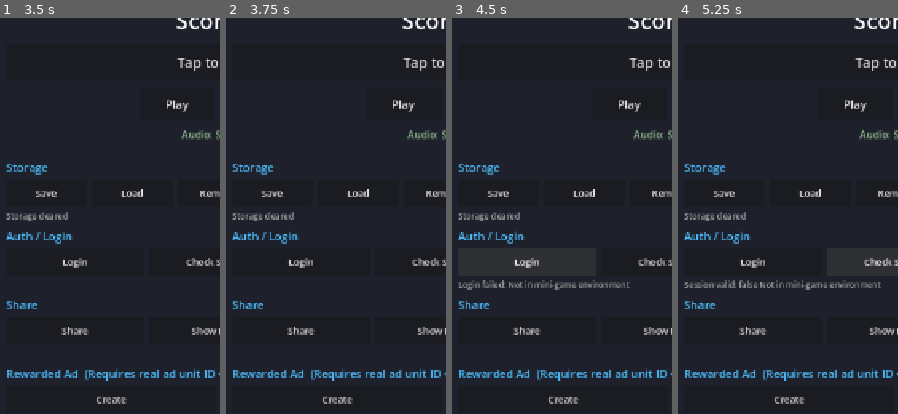
Above: before the commit, frames 1-4 (left to right).
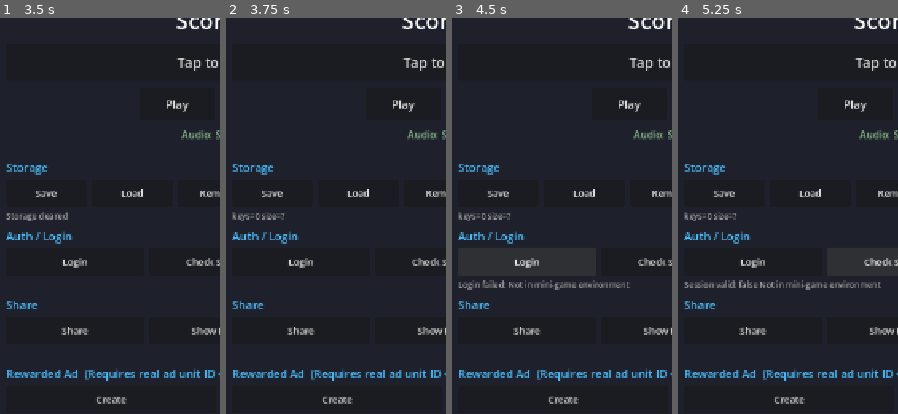
Above: after the commit, the same moments.

Repository: AnranS/godot_for_minigame
Game: Godot game, scene res://scenes/main.tscn
Two runs of this game, one before a commit and one after it. Both use one fixed random seed, a clock stepped at 60 frames per second and the inputs below. Sound files missing from this copy of the repository are replaced by a short silence.
Inputs:
- Up to frame 1 (3.5 s): click "Save" at 0.5 s; click "Load" at 1.25 s; click "Remove" at 2 s; click "Clear" at 2.75 s
- Up to frame 2 (3.75 s): click "Info" at 3.5 s
- Up to frame 3 (4.5 s): click "Login" at 4.25 s
- Up to frame 4 (5.25 s): click "Check Session" at 5 s
The pictures show only the part of the screen within x 0-50%, y 20-70%; the shares and areas given below are measured in that part.

Frame 1 is identical in both runs. In frame 2, 0.3% of the frame differs, in the area x 2-31%, y 48-52%; in frame 3, 0.3%; in frame 4, 0.3%.
Error before the commit: Invalid type in function '_set_result' in base 'Control (main.gd)'. Cannot convert argument 2 from Dictionary to String. (res://scripts/main.gd:288)

Commit message:
refactor: dock preset refresh, SDK error formatting, demo dead code cleanup
- export_dock.gd: the "Refresh" button now refreshes both engine template
  status and the export preset list; _on_export also re-reads presets every
  click, so users who create the Web preset *after* enabling the plugin
  don't get stuck on "(未找到导出预设)" with the only fix being a restart
- export_dock.gd: parent the success/error dialog to EditorInterface's base
  control so it centers over the editor instead of nesting in the dock,
  and survives the dock being moved or hidden mid-export
- sdk.js: add _fmtErr helper that pulls errCode/errMsg/message out of WeChat
  proxy error objects, replacing "[SDK] BannerAd error: {}" with usable
  diagnostics like "[SDK] BannerAd error: code=2001 customAd render failed"
- sdk.js: modernize getSystemInfo() to compose from wx.getDeviceInfo() +
  getWindowInfo() + getAppBaseInfo() when available, suppressing the
  deprecation notice WeChat library 3.x logs on every getSystemInfoSync call
- scripts/main.gd: drop the _get_sdk() indirection (autoloads are always
  resolvable by global name) and the defensive null-checks that could never
  fire; tightened types and replaced typed Dictionary syntax for 4.3 compat

Co-authored-by: Cursor <cursoragent@cursor.com>

Diff:
--- a/scripts/main.gd
+++ b/scripts/main.gd
@@ -13,19 +13,19 @@
 @onready var info_label: Label = $Scroll/Content/InfoLabel
 
 var score := 0
-var colors := [
+var colors: Array[Color] = [
 	Color("#478cbf"), Color("#e74c3c"), Color("#2ecc71"),
 	Color("#f39c12"), Color("#9b59b6"), Color("#1abc9c"),
 ]
 
-var _result_labels := {}
+var _result_labels: Dictionary = {}  # String → Label
 
 
 func _ready() -> void:
 	tap_button.pressed.connect(_on_tap)
 	play_btn.pressed.connect(_on_play)
 	pause_btn.pressed.connect(_on_pause)
-	audio_player.finished.connect(func(): audio_label.text = "Audio: Stopped")
+	audio_player.finished.connect(func() -> void: audio_label.text = "Audio: Stopped")
 	score_label.text = "Score: 0"
 	color_rect.color = colors[0]
 
@@ -136,7 +136,7 @@
 	])
 
 	_add_section("Lifecycle", [
-		["(auto)", func(): _set_result("Lifecycle", "Listening for onShow/onHide...")],
+		["(auto)", func() -> void: _set_result("Lifecycle", "Listening for onShow/onHide...")],
 	])
 
 
@@ -183,34 +183,25 @@
 	info_label.text = msg
 
 
-func _get_sdk() -> Node:
-	return get_node_or_null("/root/MiniGameSDK")
-
-
 # ── SDK signal connections ─────────────────────────────────────────
 
 func _connect_sdk_signals() -> void:
-	var sdk := _get_sdk()
-	if not sdk:
-		_log("MiniGameSDK autoload not found")
-		return
-
-	sdk.login_completed.connect(func(code: String, err: String):
+	MiniGameSDK.login_completed.connect(func(code: String, err: String) -> void:
 		if err.is_empty():
 			_set_result("Auth / Login", "Login OK, code: %s" % code)
 		else:
 			_set_result("Auth / Login", "Login failed: %s" % err))
 
-	sdk.session_checked.connect(func(valid: bool, err: String):
+	MiniGameSDK.session_checked.connect(func(valid: bool, err: String) -> void:
 		_set_result("Auth / Login", "Session valid: %s %s" % [valid, err]))
 
-	sdk.user_info_received.connect(func(info: String, err: String):
+	MiniGameSDK.user_info_received.connect(func(info: String, err: String) -> void:
 		if err.is_empty():
 			_set_result("Auth / Login", "UserInfo: %s" % info.left(120))
 		else:
 			_set_result("Auth / Login", "UserInfo failed: %s" % err))
 
-	sdk.ad_created.connect(func(ad_type: String, ok: bool, err: String):
+	MiniGameSDK.ad_created.connect(func(ad_type: String, ok: bool, err: String) -> void:
 		var names := {"rewarded": "Rewarded Ad", "banner": "Banner Ad", "interstitial": "Interstitial Ad"}
 		var section: String = names.get(ad_type, ad_type)
 		if ok:
@@ -218,40 +209,40 @@
 		else:
 			_set_result(section, "Create failed: %s" % err))
 
-	sdk.rewarded_ad_result.connect(func(ended: bool, err: String):
+	MiniGameSDK.rewarded_ad_result.connect(func(ended: bool, err: String) -> void:
 		_set_result("Rewarded Ad", "Ended: %s, err: %s" % [ended, err]))
 
-	sdk.interstitial_ad_result.connect(func(ok: bool, err: String):
+	MiniGameSDK.interstitial_ad_result.connect(func(ok: bool, err: String) -> void:
 		_set_result("Interstitial Ad", "OK: %s, err: %s" % [ok, err]))
 
-	sdk.payment_result.connect(func(ok: bool, err: String):
+	MiniGameSDK.payment_result.connect(func(ok: bool, err: String) -> void:
 		_set_result("Payment", "OK: %s, err: %s" % [ok, err]))
 
-	sdk.keyboard_event.connect(func(evt: String, val: String):
+	MiniGameSDK.keyboard_event.connect(func(evt: String, val: String) -> void:
 		_set_result("Keyboard", "[%s] %s" % [evt, val]))
 
-	sdk.http_response.connect(func(status: int, data: String, err: String):
+	MiniGameSDK.http_response.connect(func(status: int, data: String, err: String) -> void:
 		if err.is_empty():
 			_set_result("Network", "HTTP %d: %s" % [status, data.left(200)])
 		else:
 			_set_result("Network", "HTTP err: %s" % err))
 
-	sdk.clipboard_received.connect(func(data: String, err: String):
+	MiniGameSDK.clipboard_received.connect(func(data: String, err: String) -> void:
 		if err.is_empty():
 			_set_result("Clipboard", "Pasted: %s" % data)
 		else:
 			_set_result("Clipboard", "Paste err: %s" % err))
 
-	sdk.modal_result.connect(func(confirmed: bool):
+	MiniGameSDK.modal_result.connect(func(confirmed: bool) -> void:
 		_set_result("Screen / UI", "Modal confirmed: %s" % confirmed))
 
-	sdk.app_shown.connect(func(opts: String):
+	MiniGameSDK.app_shown.connect(func(opts: String) -> void:
 		_set_result("Lifecycle", "onShow: %s" % opts.left(100)))
 
-	sdk.app_hidden.connect(func():
+	MiniGameSDK.app_hidden.connect(func() -> void:
 		_set_result("Lifecycle", "onHide"))
 
-	sdk.app_error.connect(func(msg: String):
+	MiniGameSDK.app_error.connect(func(msg: String) -> void:
 		_set_result("Lifecycle", "onError: %s" % msg.left(100)))
 
 
@@ -259,128 +250,106 @@
 
 # Storage
 func _test_storage_save() -> void:
-	var sdk := _get_sdk()
-	if not sdk: _set_result("Storage", "SDK N/A"); return
-	sdk.storage_set("test_key", "hello_%d" % randi_range(0, 999))
+	MiniGameSDK.storage_set("test_key", "hello_%d" % randi_range(0, 999))
 	_set_result("Storage", "Saved test_key")
 
+
 func _test_storage_load() -> void:
-	var sdk := _get_sdk()
-	if not sdk: _set_result("Storage", "SDK N/A"); return
-	var val: String = sdk.storage_get("test_key", "(empty)")
+	var val := MiniGameSDK.storage_get("test_key", "(empty)")
 	_set_result("Storage", "test_key = %s" % val)
 
+
 func _test_storage_remove() -> void:
-	var sdk := _get_sdk()
-	if not sdk: _set_result("Storage", "SDK N/A"); return
-	sdk.storage_remove("test_key")
+	MiniGameSDK.storage_remove("test_key")
 	_set_result("Storage", "Removed test_key")
 
+
 func _test_storage_clear() -> void:
-	var sdk := _get_sdk()
-	if not sdk: _set_result("Storage", "SDK N/A"); return
-	sdk.storage_clear()
+	MiniGameSDK.storage_clear()
 	_set_result("Storage", "Storage cleared")
 
+
 func _test_storage_info() -> void:
-	var sdk := _get_sdk()
-	if not sdk: _set_result("Storage", "SDK N/A"); return
-	_set_result("Storage", sdk.storage_info())
+	var info := MiniGameSDK.storage_info()
+	_set_result("Storage", "keys=%d size=%s" % [
+		(info.get("keys", []) as Array).size(),
+		info.get("currentSize", info.get("size", "?")),
+	])
 
 
 # Auth
 func _test_login() -> void:
-	var sdk := _get_sdk()
-	if not sdk: _set_result("Auth / Login", "SDK N/A"); return
 	_set_result("Auth / Login", "Logging in...")
-	sdk.login()
+	MiniGameSDK.login()
+
 
 func _test_check_session() -> void:
-	var sdk := _get_sdk()
-	if not sdk: _set_result("Auth / Login", "SDK N/A"); return
-	sdk.check_session()
+	MiniGameSDK.check_session()
+
 
 func _test_user_info() -> void:
-	var sdk := _get_sdk()
-	if not sdk: _set_result("Auth / Login", "SDK N/A"); return
 	_set_result("Auth / Login", "Getting user info...")
-	sdk.get_user_info()
+	MiniGameSDK.get_user_info()
 
 
 # Share
 func _test_share() -> void:
-	var sdk := _get_sdk()
-	if not sdk: _set_result("Share", "SDK N/A"); return
-	sdk.share_app("Come play this game!", "", "from=share")
+	MiniGameSDK.share_app("Come play this game!", "", "from=share")
 	_set_result("Share", "shareAppMessage called")
 
+
 func _test_show_share_menu() -> void:
-	var sdk := _get_sdk()
-	if not sdk: _set_result("Share", "SDK N/A"); return
-	sdk.show_share_menu()
+	MiniGameSDK.show_share_menu()
 	_set_result("Share", "Share menu shown")
 
+
 func _test_hide_share_menu() -> void:
-	var sdk := _get_sdk()
-	if not sdk: _set_result("Share", "SDK N/A"); return
-	sdk.hide_share_menu()
+	MiniGameSDK.hide_share_menu()
 	_set_result("Share", "Share menu hidden")
 
 
 # Rewarded Ad
 func _test_create_rewarded_ad() -> void:
-	var sdk := _get_sdk()
-	if not sdk: _set_result("Rewarded Ad", "SDK N/A"); return
 	_set_result("Rewarded Ad", "Creating... (DevTools may show framework errors with test IDs)")
-	sdk.create_rewarded_ad("adunit-test-rewarded-001")
+	MiniGameSDK.create_rewarded_ad("adunit-test-rewarded-001")
+
 
 func _test_show_rewarded_ad() -> void:
-	var sdk := _get_sdk()
-	if not sdk: _set_result("Rewarded Ad", "SDK N/A"); return
 	_set_result("Rewarded Ad", "Showing...")
-	sdk.show_rewarded_ad()
+	MiniGameSDK.show_rewarded_ad()
 
 
 # Banner Ad
 func _test_create_banner_ad() -> void:
-	var sdk := _get_sdk()
-	if not sdk: _set_result("Banner Ad", "SDK N/A"); return
 	_set_result("Banner Ad", "Creating... (DevTools may show framework errors with test IDs)")
-	sdk.create_banner_ad("adunit-test-banner-001")
+	MiniGameSDK.create_banner_ad("adunit-test-banner-001")
+
 
 func _test_show_banner_ad() -> void:
-	var sdk := _get_sdk()
-	if not sdk: _set_result("Banner Ad", "SDK N/A"); return
-	sdk.show_banner_ad()
+	MiniGameSDK.show_banner_ad()
 	_set_result("Banner Ad", "Shown")
 
+
 func _test_hide_banner_ad() -> void:
-	var sdk := _get_sdk()
-	if not sdk: _set_result("Banner Ad", "SDK N/A"); return
-	sdk.hide_banner_ad()
+	MiniGameSDK.hide_banner_ad()
 	_set_result("Banner Ad", "Hidden")
 
 
 # Interstitial Ad
 func _test_create_interstitial_ad() -> void:
-	var sdk := _get_sdk()
-	if not sdk: _set_result("Interstitial Ad", "SDK N/A"); return
 	_set_result("Interstitial Ad", "Creating... (DevTools may show framework errors with test IDs)")
-	sdk.create_interstitial_ad("adunit-test-interstitial-001")
+	MiniGameSDK.create_interstitial_ad("adunit-test-interstitial-001")
+
 
 func _test_show_interstitial_ad() -> void:
-	var sdk := _get_sdk()
-	if not sdk: _set_result("Interstitial Ad", "SDK N/A"); return
 	_set_result("Interstitial Ad", "Showing...")
-	sdk.show_interstitial_ad()
+	MiniGameSDK.show_interstitial_ad()
 
 
 # Payment
 func _test_payment() -> void:
-	var sdk := _get_sdk()
-	if not sdk: _set_result("Payment", "SDK N/A"); return
 	_set_result("Payment", "Requesting...")
-	sdk.request_payment({
+	MiniGameSDK.request_payment({
 		"mode": "game",
 		"env": 0,
 		"offerId": "test_offer_001",
@@ -391,117 +360,94 @@
 
 # Vibration
 func _test_vibrate_short() -> void:
-	var sdk := _get_sdk()
-	if not sdk: _set_result("Vibration", "SDK N/A"); return
-	sdk.vibrate_short("light")
+	MiniGameSDK.vibrate_short("light")
 	_set_result("Vibration", "Short (light)")
 
+
 func _test_vibrate_medium() -> void:
-	var sdk := _get_sdk()
-	if not sdk: _set_result("Vibration", "SDK N/A"); return
-	sdk.vibrate_short("medium")
+	MiniGameSDK.vibrate_short("medium")
 	_set_result("Vibration", "Short (medium)")
 
+
 func _test_vibrate_long() -> void:
-	var sdk := _get_sdk()
-	if not sdk: _set_result("Vibration", "SDK N/A"); return
-	sdk.vibrate_long()
+	MiniGameSDK.vibrate_long()
 	_set_result("Vibration", "Long")
 
 
 # Keyboard
 func _test_show_keyboard() -> void:
-	var sdk := _get_sdk()
-	if not sdk: _set_result("Keyboard", "SDK N/A"); return
-	sdk.show_keyboard("Hello", 50)
+	MiniGameSDK.show_keyboard("Hello", 50)
 	_set_result("Keyboard", "Keyboard opened")
 
+
 func _test_hide_keyboard() -> void:
-	var sdk := _get_sdk()
-	if not sdk: _set_result("Keyboard", "SDK N/A"); return
-	sdk.hide_keyboard()
+	MiniGameSDK.hide_keyboard()
 	_set_result("Keyboard", "Keyboard closed")
 
 
 # Clipboard
 func _test_clipboard_set() -> void:
-	var sdk := _get_sdk()
-	if not sdk: _set_result("Clipboard", "SDK N/A"); return
-	sdk.set_clipboard("Hello from Godot! %d" % randi_range(0, 999))
+	MiniGameSDK.set_clipboard("Hello from Godot! %d" % randi_range(0, 999))
 	_set_result("Clipboard", "Copied to clipboard")
 
+
 func _test_clipboard_get() -> void:
-	var sdk := _get_sdk()
-	if not sdk: _set_result("Clipboard", "SDK N/A"); return
-	sdk.get_clipboard()
+	MiniGameSDK.get_clipboard()
 	_set_result("Clipboard", "Reading clipboard...")
 
 
 # Network
 func _test_http_get() -> void:
-	var sdk := _get_sdk()
-	if not sdk: _set_result("Network", "SDK N/A"); return
 	_set_result("Network", "Requesting...")
-	sdk.http_request("https://httpbin.org/get", "GET")
+	MiniGameSDK.http_request("https://httpbin.org/get", "GET")
 
 
 # System
 func _test_system_info() -> void:
-	var sdk := _get_sdk()
-	if not sdk: _set_result("System", "SDK N/A"); return
-	var info: Dictionary = sdk.get_system_info()
-	var summary := "brand=%s model=%s system=%s" % [
-		info.get("brand", "?"), info.get("model", "?"), info.get("system", "?")]
-	_set_result("System", summary)
+	var info := MiniGameSDK.get_system_info()
+	_set_result("System", "brand=%s model=%s system=%s" % [
+		info.get("brand", "?"), info.get("model", "?"), info.get("system", "?")])
+
 
 func _test_launch_options() -> void:
-	var sdk := _get_sdk()
-	if not sdk: _set_result("System", "SDK N/A"); return
-	var opts: Dictionary = sdk.get_launch_options()
+	var opts := MiniGameSDK.get_launch_options()
 	_set_result("System", str(opts).left(200))
 
+
 func _test_window_info() -> void:
-	var sdk := _get_sdk()
-	if not sdk: _set_result("System", "SDK N/A"); return
-	var info: Dictionary = sdk.get_window_info()
-	_set_result("System", "%dx%d @%.1fx" % [
-		info.get("windowWidth", 0), info.get("windowHeight", 0), info.get("pixelRatio", 1)])
+	var info := MiniGameSDK.get_window_info()
+	_set_result("System", "%sx%s @%.1fx" % [
+		info.get("windowWidth", 0), info.get("windowHeight", 0),
+		float(info.get("pixelRatio", 1.0))])
+
 
 func _test_menu_rect() -> void:
-	var sdk := _get_sdk()
-	if not sdk: _set_result("System", "SDK N/A"); return
-	var r: Dictionary = sdk.get_menu_button_rect()
+	var r := MiniGameSDK.get_menu_button_rect()
 	_set_result("System", "Menu: x=%s y=%s w=%s h=%s" % [
 		r.get("left", "?"), r.get("top", "?"), r.get("width", "?"), r.get("height", "?")])
 
 
 # Screen / UI
 func _test_keep_screen_on() -> void:
-	var sdk := _get_sdk()
-	if not sdk: _set_result("Screen / UI", "SDK N/A"); return
-	sdk.set_keep_screen_on(true)
+	MiniGameSDK.set_keep_screen_on(true)
 	_set_result("Screen / UI", "Keep screen on: true")
 
+
 func _test_toast() -> void:
-	var sdk := _get_sdk()
-	if not sdk: _set_result("Screen / UI", "SDK N/A"); return
-	sdk.show_toast("Hello from Godot!", "success", 2000)
+	MiniGameSDK.show_toast("Hello from Godot!", "success", 2000)
 	_set_result("Screen / UI", "Toast shown")
 
+
 func _test_modal() -> void:
-	var sdk := _get_sdk()
-	if not sdk: _set_result("Screen / UI", "SDK N/A"); return
-	sdk.show_modal("Confirm", "Do you like Godot?")
+	MiniGameSDK.show_modal("Confirm", "Do you like Godot?")
 	_set_result("Screen / UI", "Modal shown, waiting...")
 
+
 func _test_show_loading() -> void:
-	var sdk := _get_sdk()
-	if not sdk: _set_result("Screen / UI", "SDK N/A"); return
-	sdk.show_loading("Loading...")
+	MiniGameSDK.show_loading("Loading...")
 	_set_result("Screen / UI", "Loading overlay shown")
 
+
 func _test_hide_loading() -> void:
-	var sdk := _get_sdk()
-	if not sdk: _set_result("Screen / UI", "SDK N/A"); return
-	sdk.hide_loading()
+	MiniGameSDK.hide_loading()
 	_set_result("Screen / UI", "Loading overlay hidden")
Not shown, changed: addons/godot_mini_game/export_dock.gd
Not shown, changed: addons/godot_mini_game/templates/common/js/libs/sdk.js
